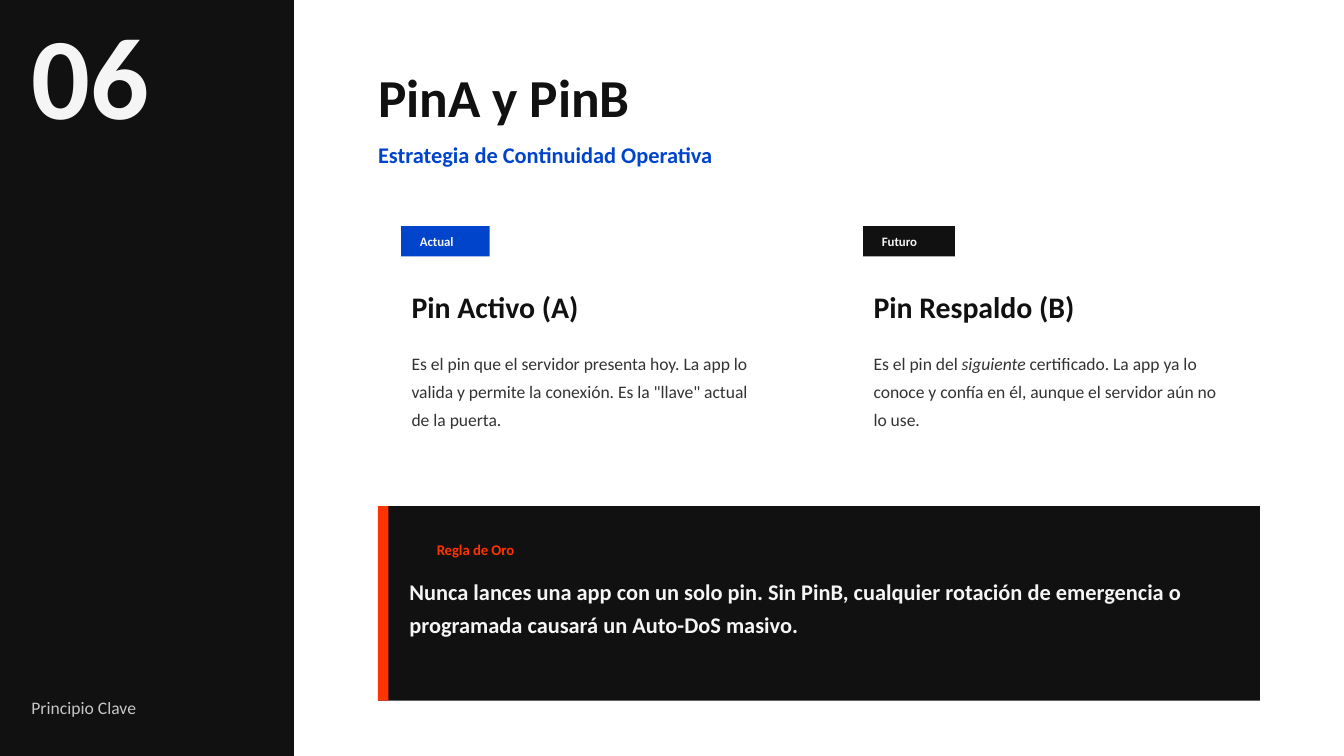
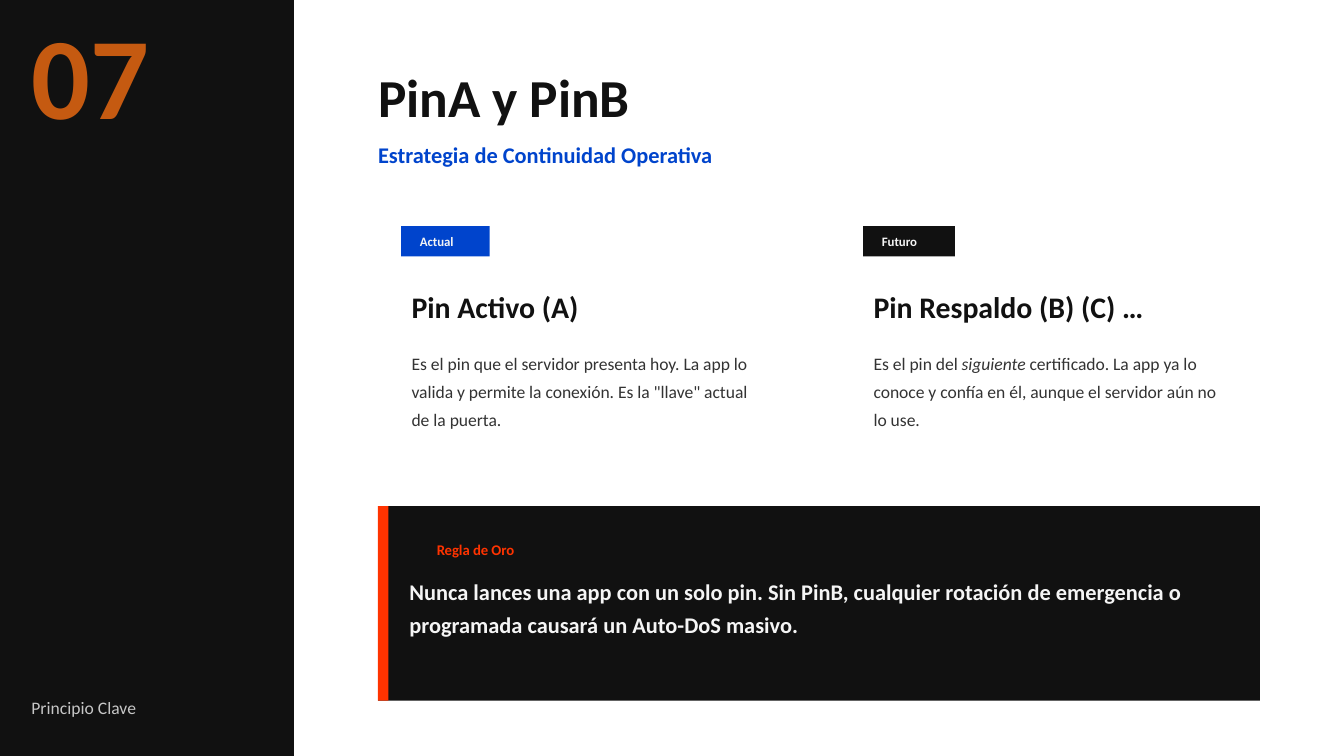
Before and after one commit to pcanelo/spki-pinning-lab, a slide deck: slide 8 of Certificate_Pinning_en_Banca_Arquitectura_y_Operación_2026.pptx (slide 6 before the commit). Drawn at 1344x756 pixels with LibreOffice and Linux fonts; fonts in the diff are those of the drawing; background and template pictures are left out. Boxes give left, top, right and bottom in pixels: in the first picture for what was removed or moved away, otherwise in the second. Text is boxed around its words. In the diff, an @@ line names an element or a change of style, - is before the commit and + after.

```diff
--- a/Certificate_Pinning_en_Banca_Arquitectura_y_Operación_2026.pptx
+++ b/Certificate_Pinning_en_Banca_Arquitectura_y_Operación_2026.pptx
@@ text at box(31, 43, 148, 120): text changed; text colour #F5F5F5 to #C55A11 @@
-06
+07
@@ text at box(874, 296, 1115, 323): text changed @@
-Pin Respaldo (B)
+Pin Respaldo (B) (C) …
```
Also in this commit, not shown: 14 other slides changed, 3 slides added, 1 other file.
